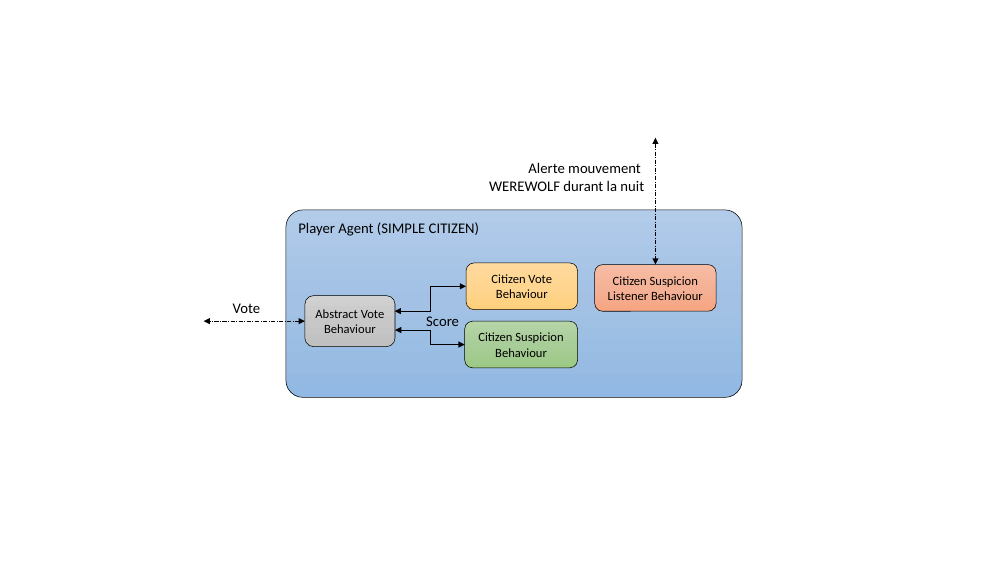
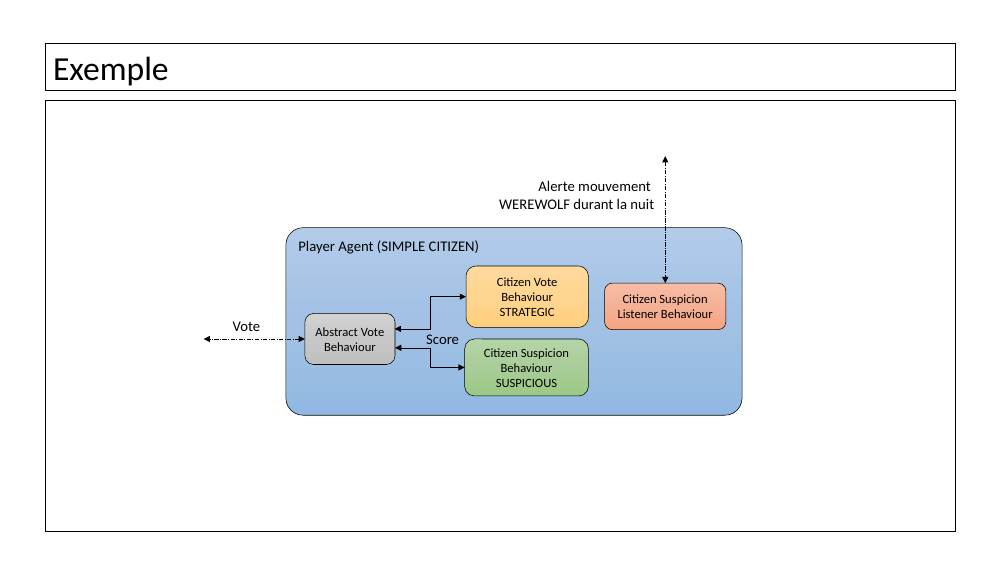
Before and after one commit to konamdav/Loup-Garou, a slide deck: slide 17 of Soutenance.pptx (slide 7 before the commit). Drawn at 1008x567 pixels with LibreOffice and Linux fonts; fonts in the diff are those of the drawing; background and template pictures are left out. Boxes give left, top, right and bottom in pixels: in the first picture for what was removed or moved away, otherwise in the second. Text is boxed around its words. In the diff, an @@ line names an element or a change of style, - is before the commit and + after.

```diff
--- a/Soutenance.pptx
+++ b/Soutenance.pptx
@@ rectangle added at (45,44,956,91), fill #FFFFFF at 48% opacity, outline #000000 1 pt, 32 pt, text #000000 @@
+Exemple
@@ rectangle added at (45,101,956,532), fill #FFFFFF at 48% opacity, outline #000000 1 pt @@
@@ text "Alerte mouvement": place and size @@
-text "Alerte mouvement" at (489,162,644,191)
+text "Alerte mouvement" at (499,180,654,209)
@@ double arrow moved from (656, 138) - (656, 265) to (665, 157) - (665, 283) @@
@@ rounded rectangle "Citizen Vote Behaviour": place and size @@
-rounded rectangle "Citizen Vote Behaviour" at (466,263,578,310)
+rounded rectangle "Citizen Vote Behaviour" at (466,266,588,327)
@@ elbow double arrow moved from (466, 287) - (395, 311) to (466, 296) - (395, 329) @@
@@ rounded rectangle "Citizen Suspicion Listener Behaviour": place and size @@
-rounded rectangle "Citizen Suspicion Listener Behaviour" at (595,265,717,312)
+rounded rectangle "Citizen Suspicion Listener Behaviour" at (605,283,727,330)
@@ text "Vote": place and size @@
-text "Vote" at (233,303,261,313)
+text "Vote" at (233,321,261,331)
@@ text in rounded rectangle at (500,308,555,316): paragraph added @@
+STRATEGIC
@@ 2 rounded rectangles, 1 text, 1 double arrow: place and size @@
-2 rounded rectangles, 1 text, 1 double arrow at (203,210,742,398)
+2 rounded rectangles, 1 text, 1 double arrow at (203,228,742,415)
@@ elbow double arrow moved from (465, 345) - (395, 330) to (465, 368) - (395, 348) @@
@@ rounded rectangle "Citizen Suspicion Behaviour": place and size @@
-rounded rectangle "Citizen Suspicion Behaviour" at (465,321,578,368)
+rounded rectangle "Citizen Suspicion Behaviour" at (465,339,589,395)
@@ text in rounded rectangle at (496,379,557,387): paragraph added @@
+SUSPICIOUS
```
Also in this commit, not shown: 12 other slides changed, 5 slides added, 3 slides removed.
